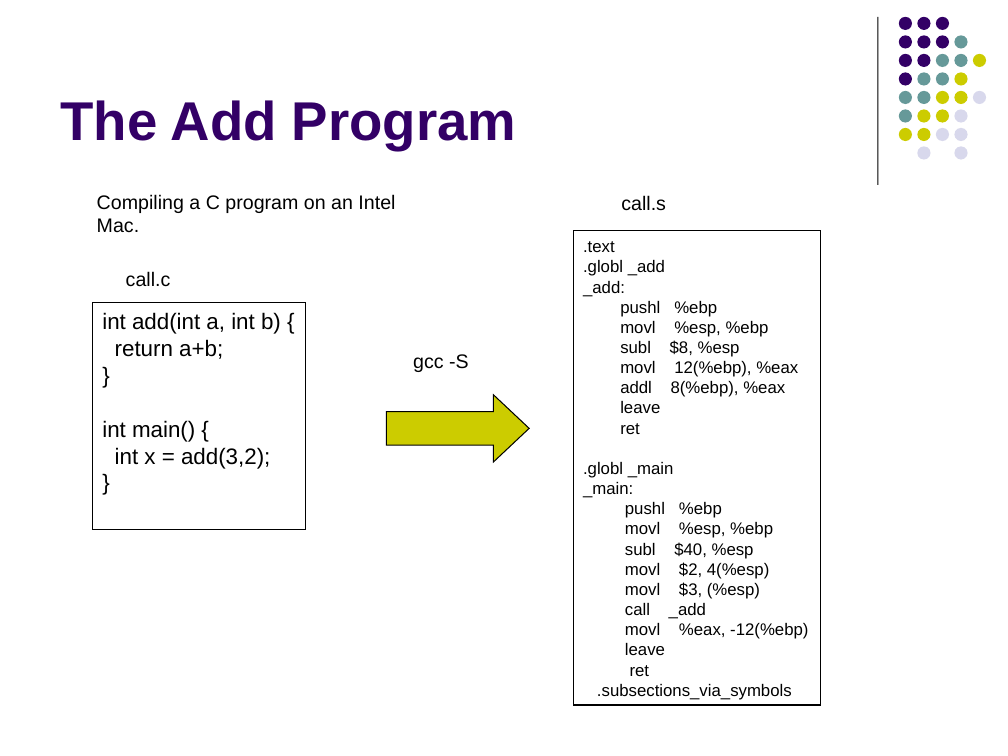
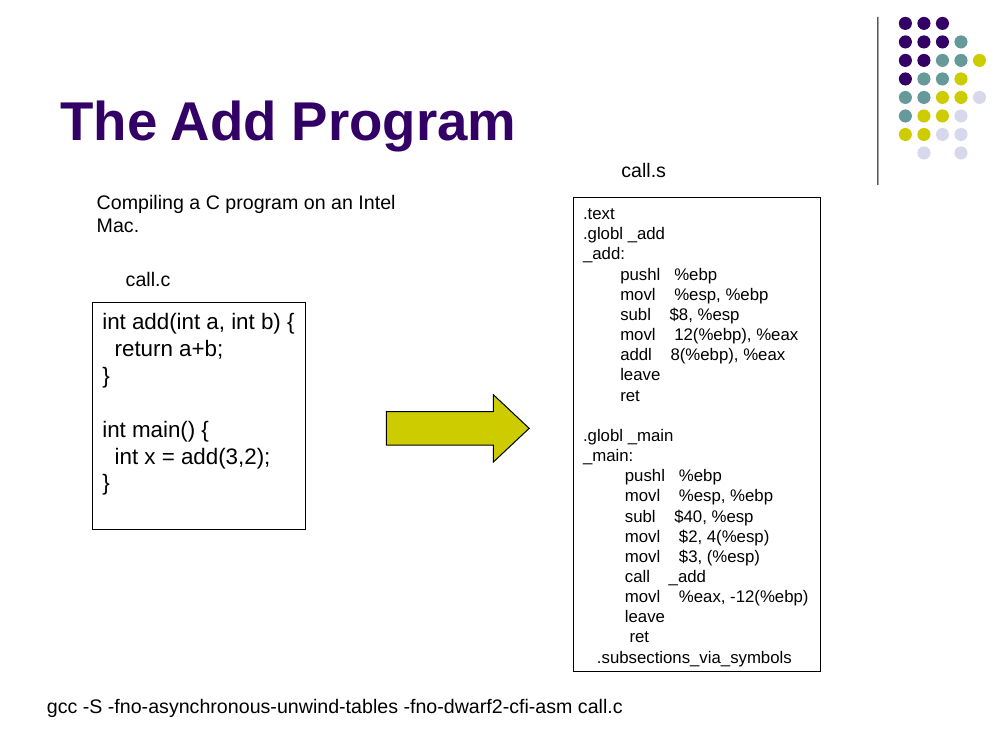
Before and after one commit to lutzhamel/CSC402, a slide deck: slide 72 of csc402-ln014.pptx (slide 71 before the commit). Drawn at 1008x756 pixels with LibreOffice and Linux fonts; fonts in the diff are those of the drawing. Boxes give left, top, right and bottom in pixels: in the first picture for what was removed or moved away, otherwise in the second. Text is boxed around its words. In the diff, an @@ line names an element or a change of style, - is before the commit and + after.

```diff
--- a/csc402-ln014.pptx
+++ b/csc402-ln014.pptx
@@ text "call.s": place and size @@
-text "call.s" at [621,195,666,211]
+text "call.s" at [621,162,666,178]
@@ rectangle ".text": place and size @@
-rectangle ".text" at [574,231,821,705]
+rectangle ".text" at [574,198,821,671]
@@ text at [47,698,623,717]: text changed @@
-gcc -S
+gcc -S -fno-asynchronous-unwind-tables -fno-dwarf2-cfi-asm call.c
```
Also in this commit, not shown: 8 other slides changed, 1 slide added, 11 other files.
